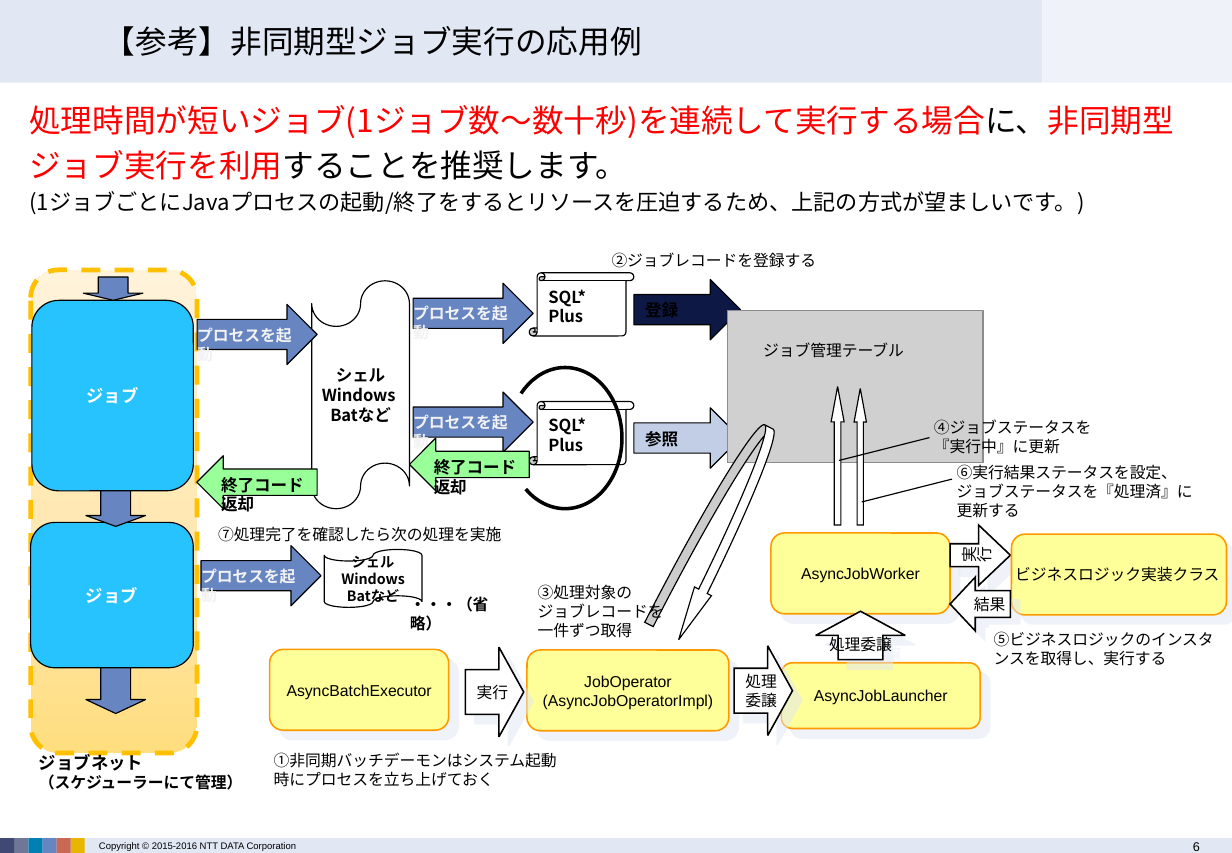
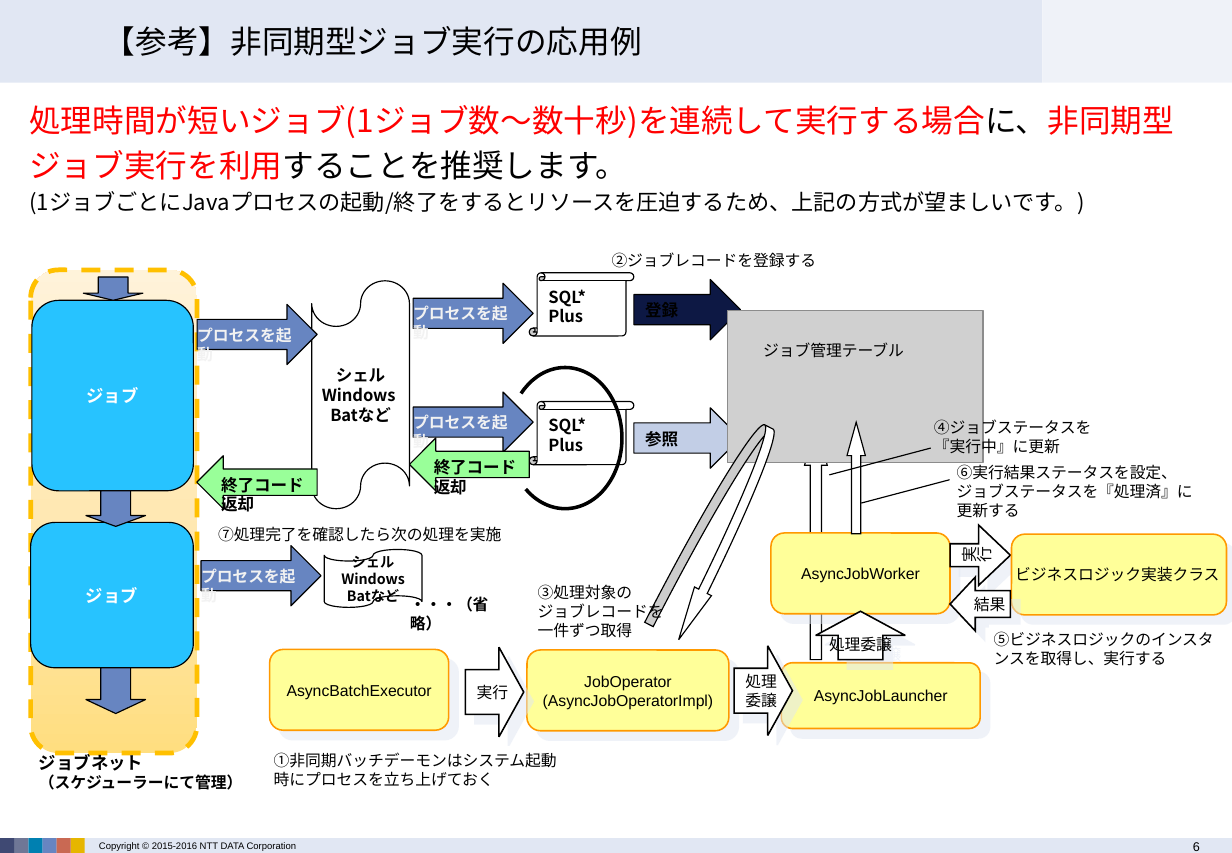
Before and after one commit to terasoluna-batch/terasoluna-doc, a slide deck: slide 6 of architecture/TERASOLUNA Batch Framework for Java Version 3.x 説明資料.pptx. Drawn at 1232x853 pixels with LibreOffice and Linux fonts; fonts in the diff are those of the drawing; grey boxes stand for pictures; background and template pictures are left out. Boxes give left, top, right and bottom in pixels: in the first picture for what was removed or moved away, otherwise in the second. Text is boxed around its words. In the diff, an @@ line names an element or a change of style, - is before the commit and + after.

```diff
--- a/architecture/TERASOLUNA Batch Framework for Java Version 3.x 説明資料.pptx
+++ b/architecture/TERASOLUNA Batch Framework for Java Version 3.x 説明資料.pptx
@@ up arrow at bbox=[804, 424, 827, 660]: proportions changed @@
@@ up arrow: place and size @@
-up arrow at bbox=[832, 387, 844, 526]
+up arrow at bbox=[804, 424, 827, 660]
@@ line moved from (840, 461) - (929, 438) to (829, 476) - (932, 448) @@
@@ up arrow: place and size @@
-up arrow at bbox=[854, 389, 867, 526]
+up arrow at bbox=[847, 422, 866, 534]
@@ up arrow at bbox=[847, 422, 866, 534]: proportions changed @@
```
Also in this commit, not shown: 1 other slide changed, 4 other files.
